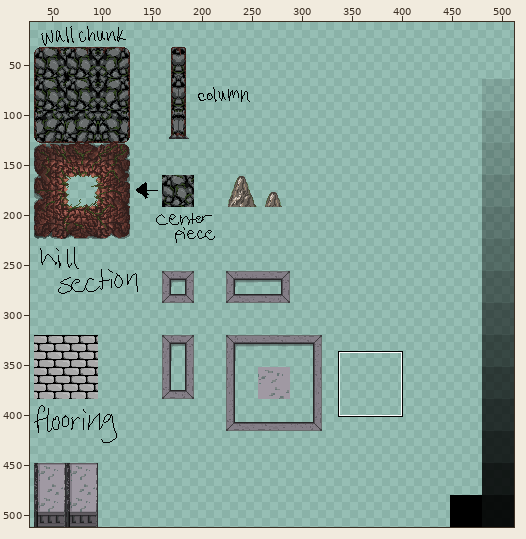
File history of a sprite sheet, background/images/bg_tilesetv2.png. Above: a wide view before the commit, with the close-up outlined.
Close-up. As it was:
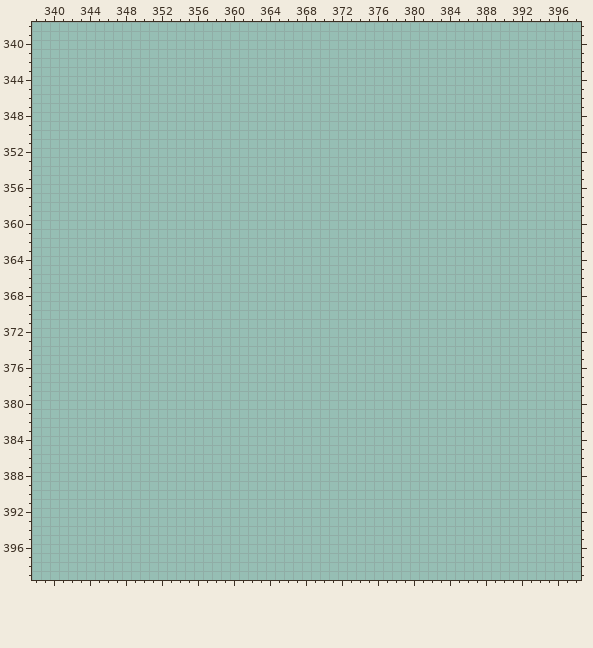
The file is 512x512 pixels. Pixels under 10% opacity are left out. Colours within 5 levels of each other are drawn and written as one. Shown: x 338..398, y 338..399. The wide view leaves out empty margins. The commit also changed other parts of the picture, which this record leaves out.
New version:
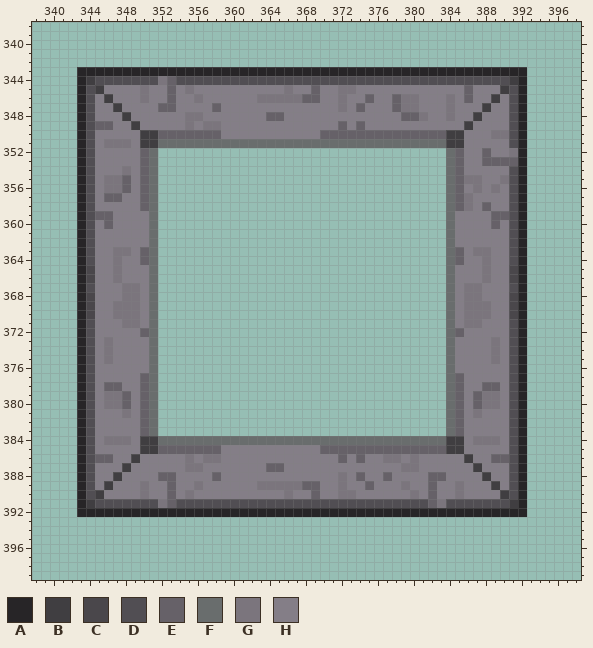
Palette (. is transparent): A #272527  B #403e41  C #4a474b  D #514e53  E #666168  F #696d6d  G #7b757d  H #847e87
Changes in this commit:
y 343: x 343..392 .................................................. -> AAAAAAAAAAAAAAAAAAAAAAAAAAAAAAAAAAAAAAAAAAAAAAAAAA
y 344: x 343..392 .................................................. -> ABDDDDDDDGEDDDDDDDDDDDDDDDDDDDDDDDDDDDDDDDDDDDDDBA
y 345: x 343..392 .................................................. -> ADBHHHHGHHEHGHHHHHHHHHHGHHEHHGGHHHHHHHHHHHHEHHHBDA
y 346: x 343..392 .................................................. -> ADHBHHHGHHEHHGHHHHHHGGGGGEEHHGHHEHHEGGHHHGHEHHBHDA
y 347: x 343..392 .................................................. -> ADHHBHHHHEEHHHHEHHHHHHHHHHHHHGHEHHHEGGHHHGHHHBHHDA
y 348: x 343..392 .................................................. -> ADHHHBHHHHHHGGHHHHHHHEEHHHHHHHHHHHHHEEGHHGHHBHHHDA
y 349: x 343..392 .................................................. -> ADEEHHBHHHHHGHGGHHHHHHHHHHHHHEHEHHHHHHHHHHHBHHHHDA
y 350: x 343..392 .................................................. -> ADHHHHHBBEEEEEEEHHHHHHHHHHHEEEEEEEEEEEEEEBBHHHGGDA
y 351: x 343..392 .................................................. -> ADHGGGHBBFFFFFFFFFFFFFFFFFFFFFFFFFFFFFFFFBBHHHHHDA
y 352: x 343..351 ......... -> ADHHHHHEF; x 384..392 ......... -> FEHHEHHGA
y 353: x 343..351 ......... -> ADHHHHHEF; x 384..392 ......... -> FEHHEEEEA
y 354: x 343..351 ......... -> ADHHHGHEF; x 384..392 ......... -> FEHHHHHDA
y 355: x 343..351 ......... -> ADHGGEHEF; x 384..392 ......... -> FEGGHHGDA
y 356: x 343..351 ......... -> ADHGGEHEF; x 384..392 ......... -> FEHGHGHDA
y 357: x 343..351 ......... -> ADHEEHHEF; x 384..392 ......... -> FEGHHHHDA
y 358: x 343..351 ......... -> ADHHHHHEF; x 384..392 ......... -> FEGHEHHDA
y 359: x 343..351 ......... -> ADEEHHHHF; x 384..392 ......... -> FHHHHEEDA
y 360: x 343..351 ......... -> ADHEHHHHF; x 384..392 ......... -> FHHHHEHDA
y 361..362: x 343..351 ......... -> ADHHHHHHF; x 384..392 ......... -> FHHHHHHDA
y 363: x 343..351 ......... -> ADHHGGHEF; x 384..392 ......... -> FEHGGHHDA
y 364: x 343..351 ......... -> ADHHGHHEF; x 384..392 ......... -> FEHHGHHDA
y 365..366: x 343..351 ......... -> ACHHGHHHF; x 384..392 ......... -> FHHHGHHCA
y 367: x 343..351 ......... -> ADHHHGGHF; x 384..392 ......... -> FHGGHHHDA
y 368: x 343..351 ......... -> ACHHHGGHF; x 384..392 ......... -> FHGGHHHCA
y 369..370: x 343..351 ......... -> ACHHGGGHF; x 384..392 ......... -> FHGGGHHCA
y 371: x 343..351 ......... -> ADHHHGGHF; x 384..392 ......... -> FHGGHHHDA
y 372: x 343..351 ......... -> ADHHHHHEF; x 384..392 ......... -> FEHHHHHDA
y 373..375: x 343..351 ......... -> ADHGHHHHF; x 384..392 ......... -> FHHHHGHDA
y 376: x 343..351 ......... -> ADHHHHHHF; x 384..392 ......... -> FHHHHHHDA
y 377: x 343..351 ......... -> ADHHHHHEF; x 384..392 ......... -> FEHHHHHDA
y 378: x 343..351 ......... -> ADHEEHHEF; x 384..392 ......... -> FEHHEEHDA
y 379..380: x 343..351 ......... -> ADHGGEHEF; x 384..392 ......... -> FEHEGGHDA
y 381: x 343..351 ......... -> ADHHHGHEF; x 384..392 ......... -> FEHGHHHDA
y 382..383: x 343..351 ......... -> ADHHHHHEF; x 384..392 ......... -> FEHHHHHDA
y 384: x 343..392 .................................................. -> ADHGGGHBBFFFFFFFFFFFFFFFFFFFFFFFFFFFFFFFFBBHGGGHDA
y 385: x 343..392 .................................................. -> ADHHHHHBBEEEEEEEHHHHHHHHHHHEEEEEEEEEEEEEEBBHHHHHDA
y 386: x 343..392 .................................................. -> ADEEHHBHHHHHGHGGHHHHHHHHHHHHHEHEHHGGHGHHHHHBHHEEDA
y 387: x 343..392 .................................................. -> ADHHHBHHHHHHGGHHHHHHHEEHHHHHHHHHHHHHGGHHHHHHBHHHDA
y 388: x 343..392 .................................................. -> ADHHBHHHHEEHHHHEHHHHHHHHHHHHHGHEHHEHHHHEEHHHHBHHDA
y 389: x 343..392 .................................................. -> ADHBHHHGHHEHHGHHHHHHGGGGGEEHHGHHEHHHGHHEHHGHHHBHDA
y 390: x 343..392 .................................................. -> ADBHHHHGHHEHGHHHHHHHHHHGHHEHHGGHHHHHHGHEHHGHHHHBDA
y 391: x 343..392 .................................................. -> ABDDDDDDDGEDDDDDDDDDDDDDDDDDDDDDDDDDDDDEGDDDDDDDBA
y 392: x 343..392 .................................................. -> AAAAAAAAAAAAAAAAAAAAAAAAAAAAAAAAAAAAAAAAAAAAAAAAAA
Pixel boxes of the changes (left, top, right, bottom) in both close-ups:
added: (77, 67, 527, 517)
